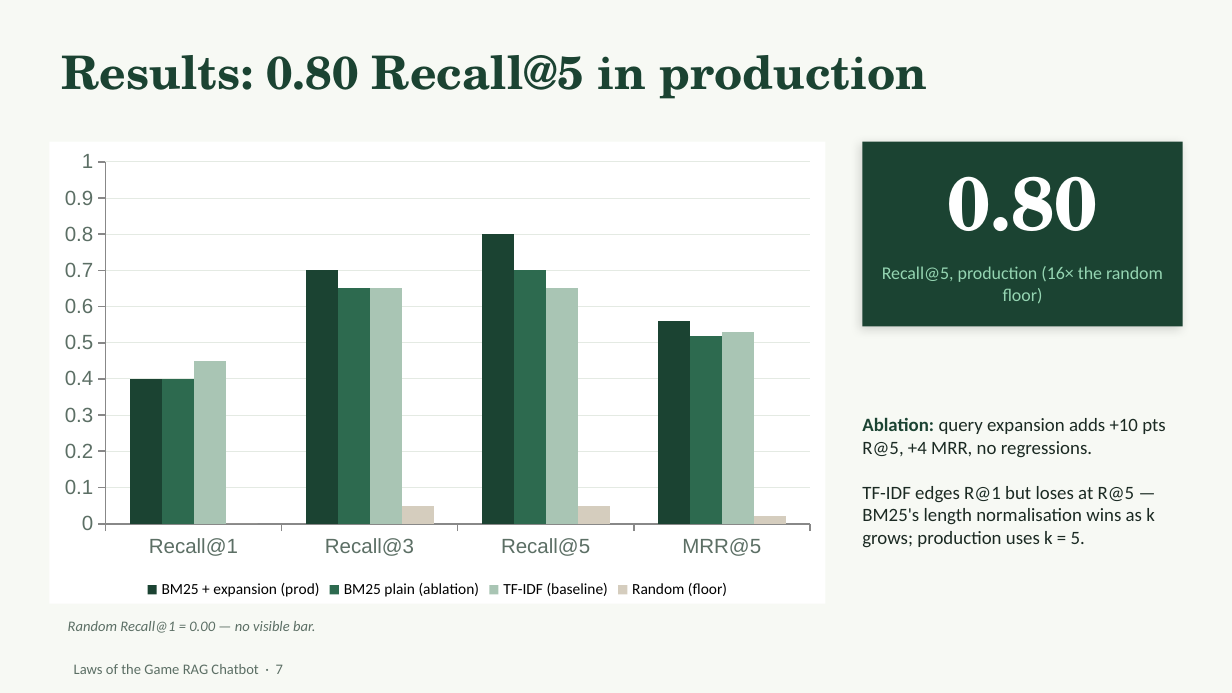
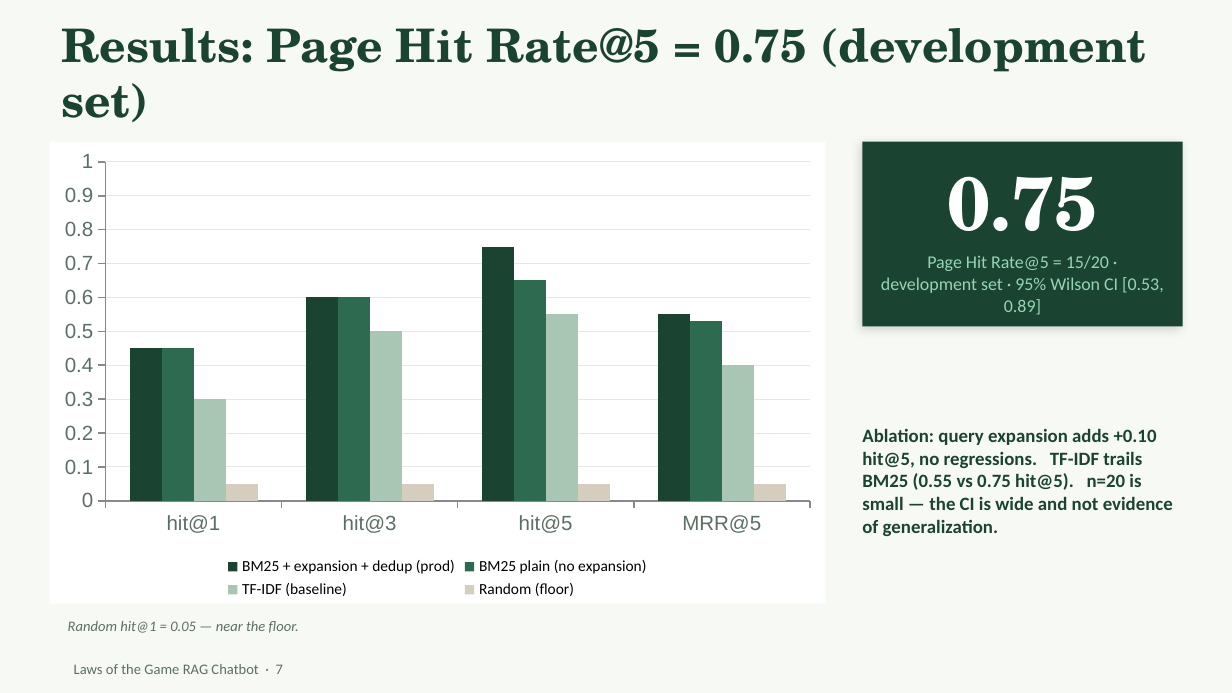
Before and after one commit to harish885/fifa-rag-chatbot, a slide deck: slide 7 of laws_rag_presentation.pptx. Drawn at 1232x693 pixels with LibreOffice and Linux fonts; fonts in the diff are those of the drawing. Boxes give left, top, right and bottom in pixels: in the first picture for what was removed or moved away, otherwise in the second. Text is boxed around its words. In the diff, an @@ line names an element or a change of style, - is before the commit and + after.

Commit message:
Production & academic hardening pass
- rag/ reusable retrieval core (shared by API, eval, notebook, tests)
- fix token-boundary query expansion (keeper/var bug) + history-aware retrieval
- page-diverse retrieval; cleaned sentence-aware ingestion; regenerate chunks
- rename Recall@k -> Page Hit Rate@k; richer results.json; dev-set metadata
- answer-level eval harness + deterministic citation checks; corpus provenance
- API hardening (typed models, status, citation-validated sources, timeouts)
- patch Starlette CVE-2026-48710 (fastapi 0.136.3); split deploy/dev reqs
- 77 tests + CI (pytest, eval regression, notebook, pip-audit)
- rewrite README, notebook, slide deck (correct metrics/claims)

```diff
--- a/laws_rag_presentation.pptx
+++ b/laws_rag_presentation.pptx
@@ text at box(62, 28, 1146, 122): text changed @@
-Results: 0.80 Recall@5 in production
+Results: Page Hit Rate@5 = 0.75 (development set)
@@ column chart at box(49, 142, 825, 604) @@
-categories: Recall@1, Recall@3, Recall@5, MRR@5
+categories: hit@1, hit@3, hit@5, MRR@5
-BM25 + expansion (prod): 0.4, 0.7, 0.8, 0.56
+BM25 + expansion + dedup (prod): 0.45, 0.6, 0.75, 0.55
-BM25 plain (ablation): 0.4, 0.65, 0.7, 0.52
+BM25 plain (no expansion): 0.45, 0.6, 0.65, 0.53
-TF-IDF (baseline): 0.45, 0.65, 0.65, 0.53
+TF-IDF (baseline): 0.3, 0.5, 0.55, 0.4
-Random (floor): 0, 0.05, 0.05, 0.02
+Random (floor): 0.05, 0.05, 0.05, 0.05
@@ text at box(947, 176, 1098, 231): text changed @@
-0.80
+0.75
@@ text at box(881, 255, 1164, 315): text changed @@
-Recall@5, production (16× the random floor)
+Page Hit Rate@5 = 15/20 · development set · 95% Wilson CI [0.53, 0.89]
@@ text at box(862, 428, 1173, 536): text changed; text colour #1B2A23 to #1B4332; bold on @@
-Ablation: query expansion adds +10 pts R@5, +4 MRR, no regressions.
-TF-IDF edges R@1 but loses at R@5 — BM25's length normalisation wins as k grows; production uses k = 5.
+Ablation: query expansion adds +0.10 hit@5, no regressions. TF-IDF trails BM25 (0.55 vs 0.75 hit@5). n=20 is small — the CI is wide and not evidence of generalization.
@@ text at box(68, 621, 299, 633): text changed @@
-Random Recall@1 = 0.00 — no visible bar.
+Random hit@1 = 0.05 — near the floor.
```
Also in this commit, not shown: 9 other slides changed, 2 slides added, 44 other files.
